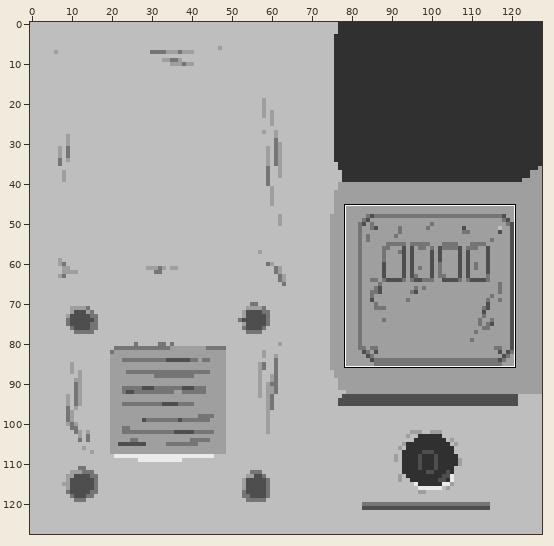
File history of a sprite sheet, Assets/Textures/Box_TEX_ALB.png. The first picture is a wide view before the edit; the outline marks the close-up.
Close-up. As it was:
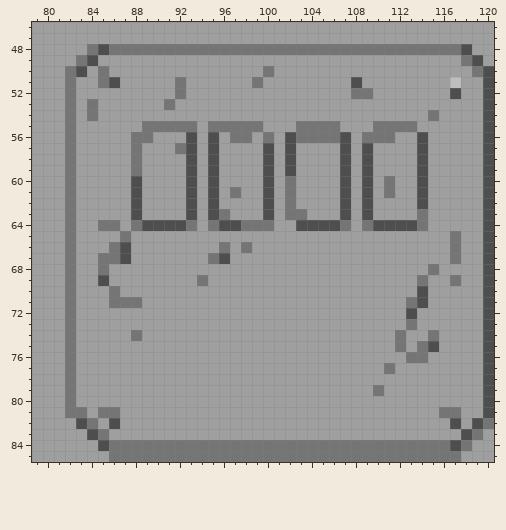
The file is 128x128 pixels. Colours within 5 levels of each other are drawn and written as one. Shown: x 79..120, y 46..85. The commit also changed other parts of the picture, which this record leaves out.
The result:
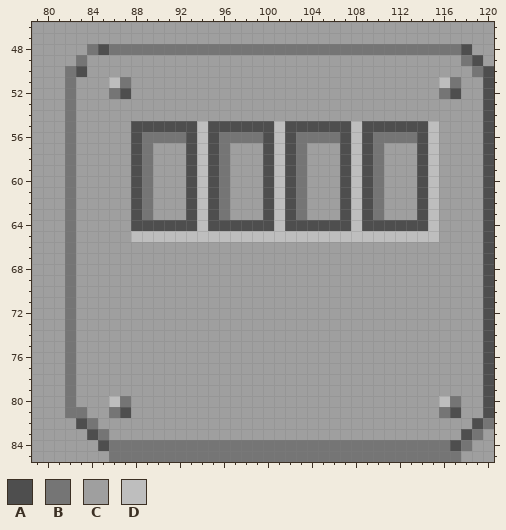
Palette (. is transparent): A #4e4e4e  B #757575  C #9f9f9f  D #bebebe
Diff:
@@ x 79..120 @@
 48 CCCCCBABBBBBBBBBBBBBBBBBBBBBBBBBBBBBBBBACC
-49 CCCCBACCCCCCCCCCCCCCCCCCCCCCCCCCCCCCCCCBAC
-50 CCCBACBCCCCCCCCCCCCCCBCCCCCCCCCCCCCCCCCCBA
-51 CCCBCCBACCCCCBCCCCCCBCCCCCCCCACCCCCCCCDCCA
-52 CCCBCCCCCCCCCBCCCCCCCCCCCCCCCBBCCCCCCCACCA
-53 CCCBCBCCCCCCBCCCCCCCCCCCCCCCCCCCCCCCCCCCCA
-54 CCCBCBCCCCCCCCCCCCCCCCCCCCCCCCCCCCCCBCCCCA
-55 CCCBCCCCCCBBBBBCBBBBBCCCBBBBCCCBBBBCCCCCCA
-56 CCCBCCCCCBBCCCACACBBCBCABBBBACBBBCCACCCCCA
-57 CCCBCCCCCBCCCBACACCCCACACCCCACACCCCACCCCCA
-58 CCCBCCCCCBCCCCACACCCCACACCCCACACCCCACCCCCA
-59 CCCBCCCCCBCCCCACACCCCACACCCCACACCCCACCCCCA
-60 CCCBCCCCCACCCCACACCCCACBCCCCACACBCCACCCCCA
-61 CCCBCCCCCACCCCACACBCCACBCCCCACACBCCACCCCCA
-62 CCCBCCCCCACCCCACACCCCACBCCCCACACCCCACCCCCA
-63 CCCBCCCCCACCCCACABCCCACBBCCCACACCCCBCCCCCA
-64 CCCBCCBBCBAAAABCBAABBBCCAAAABCBAAAABCCCCCA
-65 CCCBCCCCBCCCCCCCCCCCCCCCCCCCCCCCCCCCCCBCCA
-66 CCCBCCCBACCCCCCCCBCBCCCCCCCCCCCCCCCCCCBCCA
-67 CCCBCCBBACCCCCCCBACCCCCCCCCCCCCCCCCCCCBCCA
-68 CCCBCCBCCCCCCCCCCCCCCCCCCCCCCCCCCCCCBCCCCA
-69 CCCBCCACCCCCCCCBCCCCCCCCCCCCCCCCCCCBCCBCCA
-70 CCCBCCCBCCCCCCCCCCCCCCCCCCCCCCCCCCCACCCCCA
-71 CCCBCCCBBBCCCCCCCCCCCCCCCCCCCCCCCCBACCCCCA
-72 CCCBCCCCCCCCCCCCCCCCCCCCCCCCCCCCCCACCCCCCA
-73 CCCBCCCCCCCCCCCCCCCCCCCCCCCCCCCCCCBCCCCCCA
-74 CCCBCCCCCBCCCCCCCCCCCCCCCCCCCCCCCBCCBCCCCA
-75 CCCBCCCCCCCCCCCCCCCCCCCCCCCCCCCCCBCBACCCCA
-76 CCCBCCCCCCCCCCCCCCCCCCCCCCCCCCCCCCBBCCCCCA
-77 CCCBCCCCCCCCCCCCCCCCCCCCCCCCCCCCBCCCCCCCCA
+49 CCCCBCCCCCCCCCCCCCCCCCCCCCCCCCCCCCCCCCCBAC
+50 CCCBACCCCCCCCCCCCCCCCCCCCCCCCCCCCCCCCCCCBA
+51 CCCBCCCDBCCCCCCCCCCCCCCCCCCCCCCCCCCCCDBCCA
+52 CCCBCCCBACCCCCCCCCCCCCCCCCCCCCCCCCCCCBACCA
+53 CCCBCCCCCCCCCCCCCCCCCCCCCCCCCCCCCCCCCCCCCA
+54 CCCBCCCCCCCCCCCCCCCCCCCCCCCCCCCCCCCCCCCCCA
+55 CCCBCCCCCAAAAAADAAAAAADAAAAAADAAAAAADCCCCA
+56 CCCBCCCCCABBBBADABBBBADABBBBADABBBBADCCCCA
+57 CCCBCCCCCABCCCADABCCCADABCCCADABCCCADCCCCA
+58 CCCBCCCCCABCCCADABCCCADABCCCADABCCCADCCCCA
+59 CCCBCCCCCABCCCADABCCCADABCCCADABCCCADCCCCA
+60 CCCBCCCCCABCCCADABCCCADABCCCADABCCCADCCCCA
+61 CCCBCCCCCABCCCADABCCCADABCCCADABCCCADCCCCA
+62 CCCBCCCCCABCCCADABCCCADABCCCADABCCCADCCCCA
+63 CCCBCCCCCABCCCADABCCCADABCCCADABCCCADCCCCA
+64 CCCBCCCCCAAAAAADAAAAAADAAAAAADAAAAAADCCCCA
+65 CCCBCCCCCDDDDDDDDDDDDDDDDDDDDDDDDDDDDCCCCA
+66 CCCBCCCCCCCCCCCCCCCCCCCCCCCCCCCCCCCCCCCCCA
+67 CCCBCCCCCCCCCCCCCCCCCCCCCCCCCCCCCCCCCCCCCA
+68 CCCBCCCCCCCCCCCCCCCCCCCCCCCCCCCCCCCCCCCCCA
+69 CCCBCCCCCCCCCCCCCCCCCCCCCCCCCCCCCCCCCCCCCA
+70 CCCBCCCCCCCCCCCCCCCCCCCCCCCCCCCCCCCCCCCCCA
+71 CCCBCCCCCCCCCCCCCCCCCCCCCCCCCCCCCCCCCCCCCA
+72 CCCBCCCCCCCCCCCCCCCCCCCCCCCCCCCCCCCCCCCCCA
+73 CCCBCCCCCCCCCCCCCCCCCCCCCCCCCCCCCCCCCCCCCA
+74 CCCBCCCCCCCCCCCCCCCCCCCCCCCCCCCCCCCCCCCCCA
+75 CCCBCCCCCCCCCCCCCCCCCCCCCCCCCCCCCCCCCCCCCA
+76 CCCBCCCCCCCCCCCCCCCCCCCCCCCCCCCCCCCCCCCCCA
+77 CCCBCCCCCCCCCCCCCCCCCCCCCCCCCCCCCCCCCCCCCA
 78 CCCBCCCCCCCCCCCCCCCCCCCCCCCCCCCCCCCCCCCCCA
-79 CCCBCCCCCCCCCCCCCCCCCCCCCCCCCCCBCCCCCCCCCA
-80 CCCBCCCCCCCCCCCCCCCCCCCCCCCCCCCCCCCCCCCCCA
-81 CCCBBCBBCCCCCCCCCCCCCCCCCCCCCCCCCCCCCBBCCA
-82 CCCCABCACCCCCCCCCCCCCCCCCCCCCCCCCCCCCCACAB
+79 CCCBCCCCCCCCCCCCCCCCCCCCCCCCCCCCCCCCCCCCCA
+80 CCCBCCCDBCCCCCCCCCCCCCCCCCCCCCCCCCCCCDBCCA
+81 CCCBBCCBACCCCCCCCCCCCCCCCCCCCCCCCCCCCBACCA
+82 CCCCABCCCCCCCCCCCCCCCCCCCCCCCCCCCCCCCCCCAB
 83 CCCCCABCCCCCCCCCCCCCCCCCCCCCCCCCCCCCCCCABC
